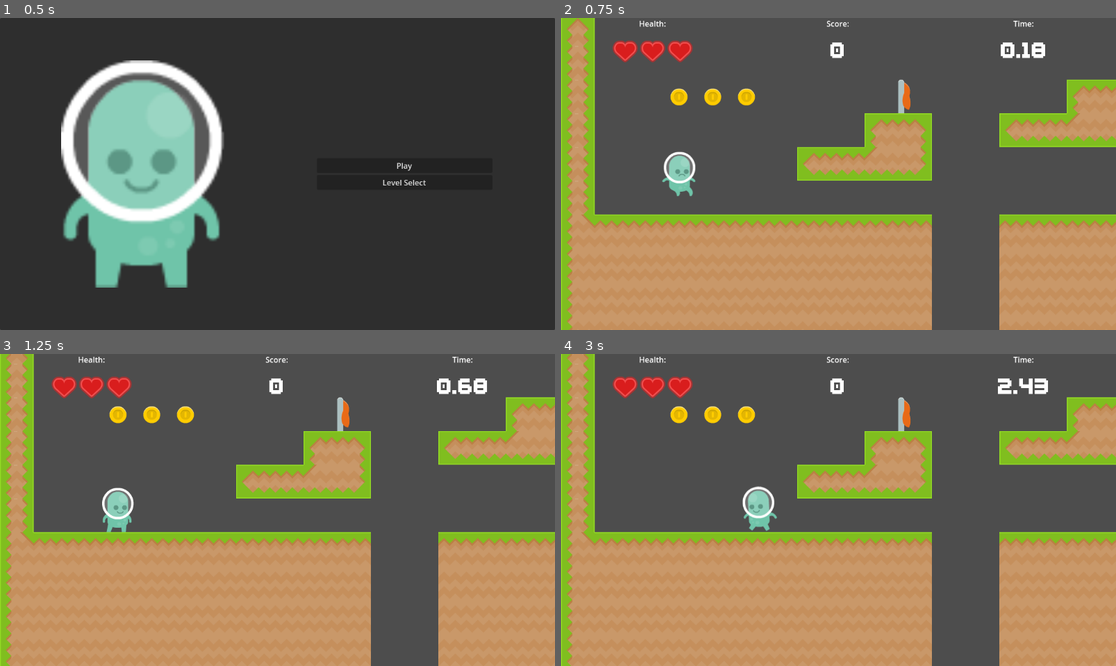
Above: before the commit, frames 1-4 (two rows, left to right).
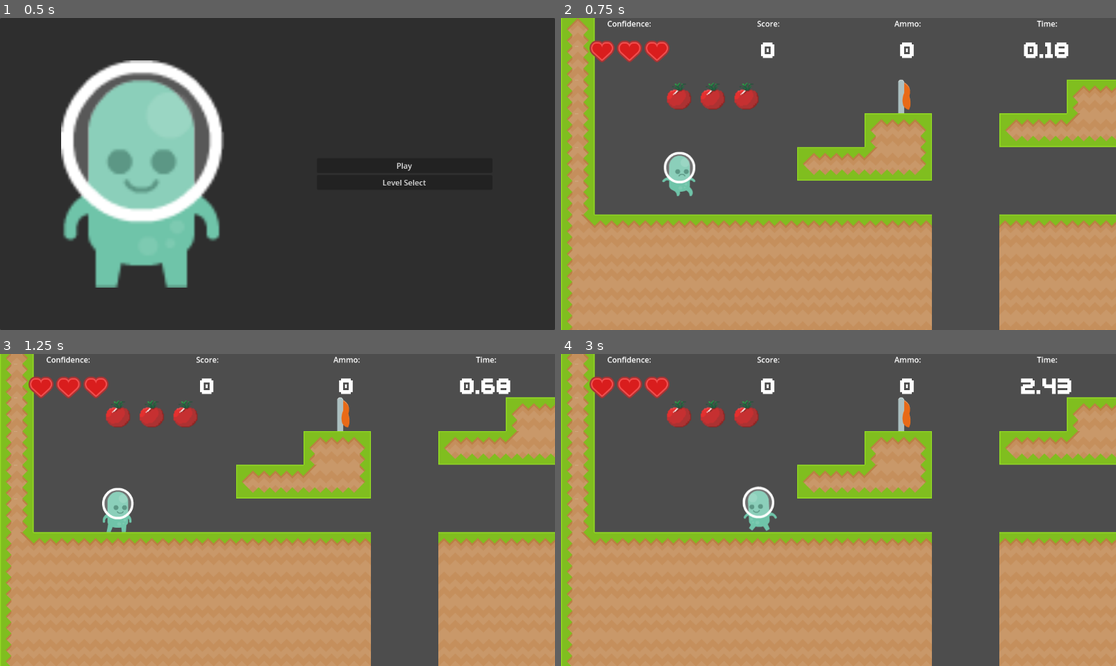
Above: after the commit, the same moments.

Repository: shaunguimond/The_Last_Laugh-Vancouver_GameJam_2024
Game: Godot game, scene res://Scenes/main.tscn
The game is run twice, just before and just after one commit, with the same random seed, the same clock (stepped at 60 frames per second) and the same inputs.
Inputs (mouse positions are in pixels of both pictures, inside the frame that each line leads up to):
- Up to frame 1 (0.5 s): no input
- Up to frame 2 (0.75 s): click "Play" at 0.5 s
- Up to frame 3 (1.25 s): no input
- Up to frame 4 (3 s): move the mouse to (960, 494) at 1.27 s; press the mouse at (960, 494) at 1.28 s; hold D (move_right) 1.28-2.78 s; tap E (interact) at 1.35, 2.3, 2.85 s; tap Space (jump) at 1.52, 2.27 s; move the mouse to (727, 525) at 2.02 s; release the mouse at (727, 525) at 2.03 s; click (727, 525) at 2.1 s; move the mouse to (894, 441) at 2.77 s; press the mouse at (894, 441) at 2.78 s; hold A (move_left) from 2.78 s (still down)

Frame 1 is identical in both runs. In frame 2, 2.6% of the frame differs, in the area x 5-92%, y 0-30%; in frame 3, 2.7%, in the area x 5-92%, y 0-24%; in frame 4, 2.7%.

Commit message:
coins are now tomatoes, updates tomato counter

Diff:
--- a/Scenes/Interactables/collectable.tscn
+++ b/Scenes/Interactables/collectable.tscn
@@ -1,8 +1,8 @@
 [gd_scene load_steps=7 format=3 uid="uid://c1bq0xi4a0k6s"]
 
 [ext_resource type="PackedScene" uid="uid://u2fh1xedqj88" path="res://Scenes/Virtual/interactable.tscn" id="1_lnge0"]
-[ext_resource type="Texture2D" uid="uid://s3l5xq3ra512" path="res://Assets/Items/coinGold.png" id="2_0otk1"]
 [ext_resource type="Script" path="res://Scenes/Interactables/collectable.gd" id="2_mljyq"]
+[ext_resource type="Texture2D" uid="uid://b822emxwj7wev" path="res://Assets/Items/Tomato.png" id="3_j5y25"]
 
 [sub_resource type="Animation" id="Animation_siten"]
 resource_name = "Collected"
@@ -41,18 +41,6 @@
 "transitions": PackedFloat32Array(1, 1),
 "update": 0,
 "values": [Color(1, 1, 1, 1), Color(1, 1, 1, 0)]
-}
-tracks/3/type = "value"
-tracks/3/imported = false
-tracks/3/enabled = true
-tracks/3/path = NodePath("Sprite2D:scale")
-tracks/3/interp = 1
-tracks/3/loop_wrap = true
-tracks/3/keys = {
-"times": PackedFloat32Array(0, 0.5, 1),
-"transitions": PackedFloat32Array(1, 1, 1),
-"update": 0,
-"values": [Vector2(1, 1), Vector2(1.2, 1.2), Vector2(0.1, 0.1)]
 }
 
 [sub_resource type="Animation" id="Animation_ihats"]
@@ -93,18 +81,6 @@
 "update": 0,
 "values": [Color(1, 1, 1, 1)]
 }
-tracks/3/type = "value"
-tracks/3/imported = false
-tracks/3/enabled = true
-tracks/3/path = NodePath("Sprite2D:scale")
-tracks/3/interp = 1
-tracks/3/loop_wrap = true
-tracks/3/keys = {
-"times": PackedFloat32Array(0),
-"transitions": PackedFloat32Array(1),
-"update": 0,
-"values": [Vector2(1, 1)]
-}
 
 [sub_resource type="AnimationLibrary" id="AnimationLibrary_y2d8m"]
 _data = {
@@ -120,5 +96,7 @@
 "": SubResource("AnimationLibrary_y2d8m")
 }
 
-[node name="Sprite2D" type="Sprite2D" parent="." index="2"]
-texture = ExtResource("2_0otk1")
+[node name="Sprite2D2" type="Sprite2D" parent="." index="2"]
+position = Vector2(0, -5)
+scale = Vector2(1.78125, 1.78125)
+texture = ExtResource("3_j5y25")
--- a/Scenes/Player/player.gd
+++ b/Scenes/Player/player.gd
@@ -55,6 +55,12 @@
 	if velocity.y > 0:
 		delta *= 1.5
 	super(delta)
+
+
+#func handle_shoot():
+#	if Input.is_action_pressed("shootTomato"):
+
+
 
 func handle_physics(_delta):
 	if is_on_floor():
--- a/Scenes/UI/level_ui.gd
+++ b/Scenes/UI/level_ui.gd
@@ -3,6 +3,7 @@
 @onready var healthContainer = $Control/HBoxContainer/HealthContainer
 @onready var scoreContainer = $Control/HBoxContainer/ScoreContainer
 @onready var timeContainer = $Control/HBoxContainer/TimeContainer
+@onready var tomatoContainer = $Control/HBoxContainer/TomatoContainer
 # Called when the node enters the scene tree for the first time.
 
 @onready var hearts = healthContainer.get_node("HBoxContainer").get_children()
@@ -22,6 +23,9 @@
 	hearts[current_heart_index].texture = empty_heart_tex
 	current_heart_index = max(0, current_heart_index-1)
 
+func update_ammo(new_ammo):
+	tomatoContainer.get_node("Label2").text = str(new_ammo)
+
 func update_score(new_score):
 	scoreContainer.get_node("Label2").text = str(new_score)
 
--- a/Scenes/UI/level_ui.tscn
+++ b/Scenes/UI/level_ui.tscn
@@ -30,7 +30,7 @@
 
 [node name="Label" type="Label" parent="Control/HBoxContainer/HealthContainer"]
 layout_mode = 2
-text = "Health:"
+text = "Confidence:"
 horizontal_alignment = 1
 
 [node name="HBoxContainer" type="HBoxContainer" parent="Control/HBoxContainer/HealthContainer"]
@@ -72,6 +72,25 @@
 horizontal_alignment = 1
 vertical_alignment = 1
 
+[node name="TomatoContainer" type="VBoxContainer" parent="Control/HBoxContainer"]
+unique_name_in_owner = true
+layout_mode = 2
+size_flags_horizontal = 3
+
+[node name="Label" type="Label" parent="Control/HBoxContainer/TomatoContainer"]
+layout_mode = 2
+size_flags_vertical = 1
+text = "Ammo:"
+horizontal_alignment = 1
+
+[node name="Label2" type="Label" parent="Control/HBoxContainer/TomatoContainer"]
+layout_mode = 2
+size_flags_vertical = 3
+theme = ExtResource("3_gqkha")
+text = "0"
+horizontal_alignment = 1
+vertical_alignment = 1
+
 [node name="TimeContainer" type="VBoxContainer" parent="Control/HBoxContainer"]
 unique_name_in_owner = true
 layout_mode = 2
--- a/Scenes/Virtual/BaseLevel.gd
+++ b/Scenes/Virtual/BaseLevel.gd
@@ -5,6 +5,7 @@
 @onready var player_scene = preload("res://Scenes/Player/player.tscn")
 
 var levelscore = 0
+var ammo = 0
 var time_taken = 0
 var starting_pos : Vector2
 
@@ -44,7 +45,7 @@
 		activate_checkpoint(node)
 	elif node is Collectable:
 		node.collect()
-		update_score(100)
+		update_ammo()
 	elif node is DeathZone:
 		kill_player()
 
@@ -53,6 +54,10 @@
 func update_score(value):
 	levelscore += value
 	ui.update_score(levelscore)
+
+func update_ammo():
+	ammo += 1
+	ui.update_ammo(ammo)
 
 func reset_score():
 	levelscore = 0
--- a/project.godot
+++ b/project.godot
@@ -48,6 +48,12 @@
 , Object(InputEventJoypadButton,"resource_local_to_scene":false,"resource_name":"","device":-1,"button_index":0,"pressure":0.0,"pressed":false,"script":null)
 ]
 }
+shootTomato={
+"deadzone": 0.5,
+"events": [Object(InputEventMouseButton,"resource_local_to_scene":false,"resource_name":"","device":-1,"window_id":0,"alt_pressed":false,"shift_pressed":false,"ctrl_pressed":false,"meta_pressed":false,"button_mask":0,"position":Vector2(0, 0),"global_position":Vector2(0, 0),"factor":1.0,"button_index":1,"canceled":false,"pressed":false,"double_click":false,"script":null)
+, Object(InputEventKey,"resource_local_to_scene":false,"resource_name":"","device":0,"window_id":0,"alt_pressed":false,"shift_pressed":false,"ctrl_pressed":false,"meta_pressed":false,"pressed":false,"keycode":0,"physical_keycode":77,"key_label":0,"unicode":0,"echo":false,"script":null)
+]
+}
 
 [layer_names]
 
Binary file added: Assets/Items/Tomato.png
Not shown, added: Assets/Items/Tomato.png.import
